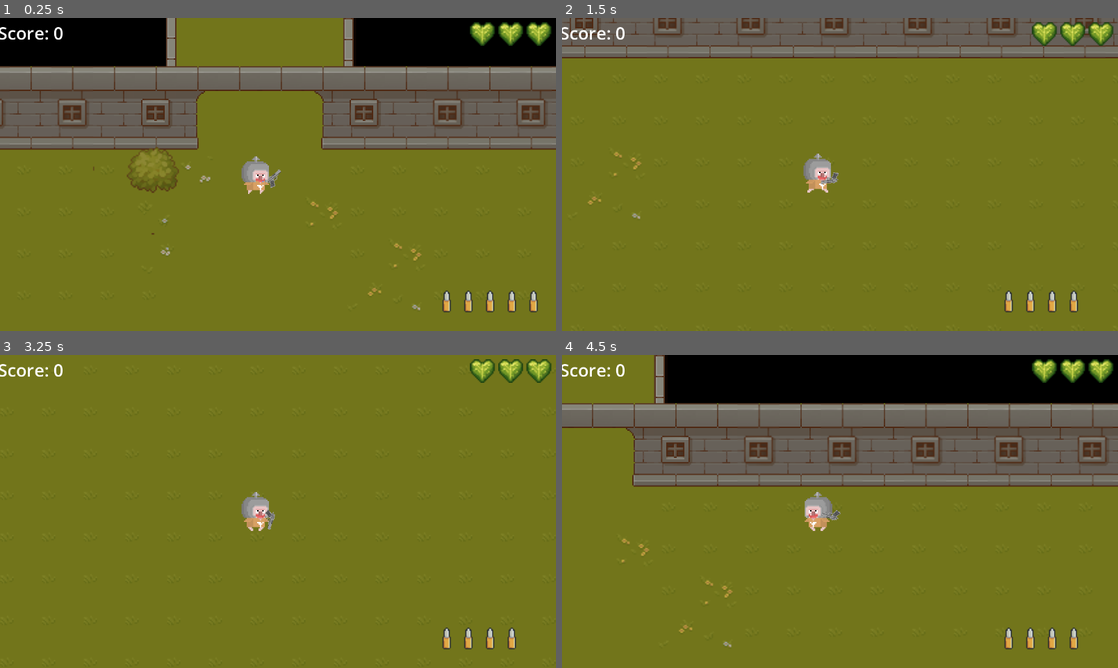
Above: before the commit, frames 1-4 (two rows, left to right).
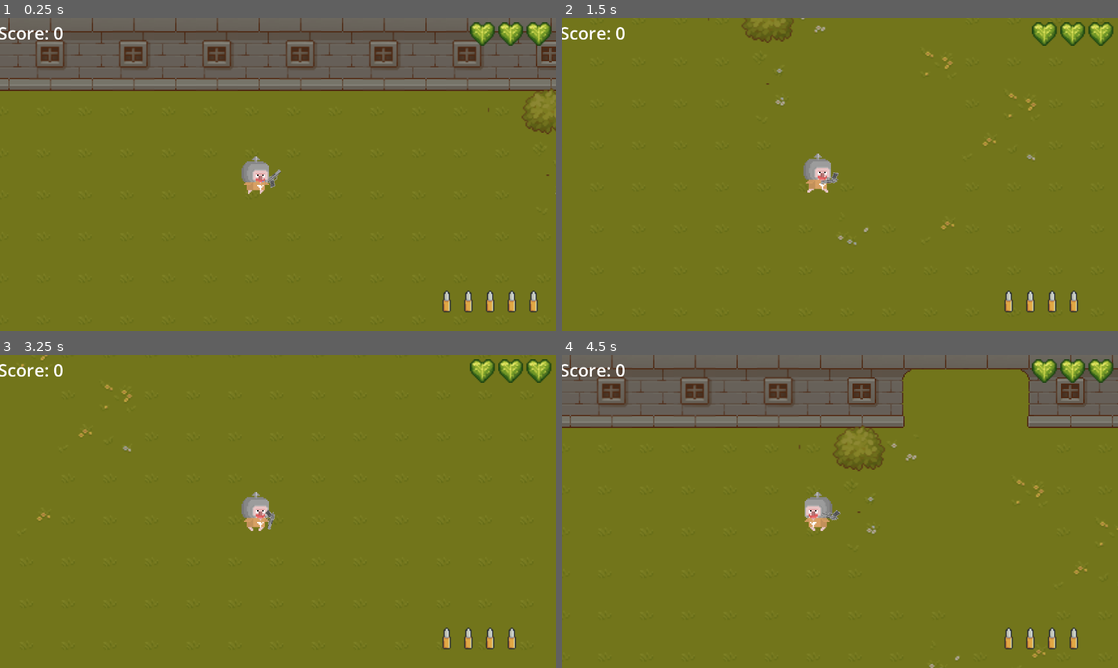
Above: after the commit, the same moments.

Repository: NataDkoko/PROJECT-KALKULUS
Game: Godot game, scene res://main.tscn
The game is run twice, just before and just after one commit, with the same random seed, the same clock (stepped at 60 frames per second) and the same inputs.
Inputs (mouse positions are in pixels of both pictures, inside the frame that each line leads up to):
- Up to frame 1 (0.25 s): no input
- Up to frame 2 (1.5 s): move the mouse to (962, 158) at 0.52 s; hold Right (move_right) 0.53-1.28 s; click (962, 158) at 0.67 s; move the mouse to (728, 190) at 1.27 s; hold Down (move_down) from 1.28 s (still down)
- Up to frame 3 (3.25 s): tap Enter at 2 s; move the mouse to (333, 442) at 2.02 s; release Down (move_down) at 2.03 s; hold Right (move_right) 2.03-2.78 s; move the mouse to (250, 574) at 2.77 s; hold Up (move_up) from 2.78 s (still down); click (250, 574) at 2.92 s
- Up to frame 4 (4.5 s): move the mouse to (1006, 558) at 3.52 s; release Up (move_up) at 3.53 s; hold Left (move_left) from 3.53 s (still down); move the mouse to (673, 464) at 4.27 s

The runs differ from the first frame. In frame 1, 32% of the frame differs, in the area x 0-100%, y 0-94%; in frame 2, 12%; in frame 3, 0.1%; in frame 4, 35%, in the area x 0-100%, y 0-100%.

Commit message:
hanoy udah ngerjain

Diff:
--- a/main.tscn
+++ b/main.tscn
@@ -20,6 +20,7 @@
 script = ExtResource("1_kek77")
 
 [node name="Map" parent="." unique_id=1133271953 instance=ExtResource("1_1bvp3")]
+position = Vector2(303, -45)
 
 [node name="Player" parent="." unique_id=1518018701 instance=ExtResource("2_0xm2m")]
 position = Vector2(669, 1235)
--- /dev/null
+++ b/mainmenu.tscn
@@ -0,0 +1,34 @@
+[gd_scene format=3 uid="uid://mjnw7otxm20p"]
+
+[sub_resource type="StyleBoxFlat" id="StyleBoxFlat_loy4s"]
+bg_color = Color(0.96474224, 0.96474224, 0.9647421, 0.9647059)
+corner_radius_top_left = 16
+corner_radius_top_right = 16
+corner_radius_bottom_right = 16
+corner_radius_bottom_left = 16
+
+[node name="Mainmenu" type="Control" unique_id=1444903445]
+layout_mode = 3
+anchors_preset = 15
+anchor_right = 1.0
+anchor_bottom = 1.0
+grow_horizontal = 2
+grow_vertical = 2
+
+[node name="Button" type="Button" parent="." unique_id=315310769]
+layout_mode = 1
+anchors_preset = -1
+anchor_left = 0.5
+anchor_top = 0.44200003
+anchor_right = 0.5
+anchor_bottom = 0.558
+offset_left = -133.0
+offset_top = -0.24002075
+offset_right = 133.0
+offset_bottom = 0.23999023
+grow_horizontal = 2
+grow_vertical = 2
+theme_override_colors/font_color = Color(0.13561666, 0.13561702, 0.13561669, 1)
+theme_override_font_sizes/font_size = 30
+theme_override_styles/normal = SubResource("StyleBoxFlat_loy4s")
+text = "Star Game"
